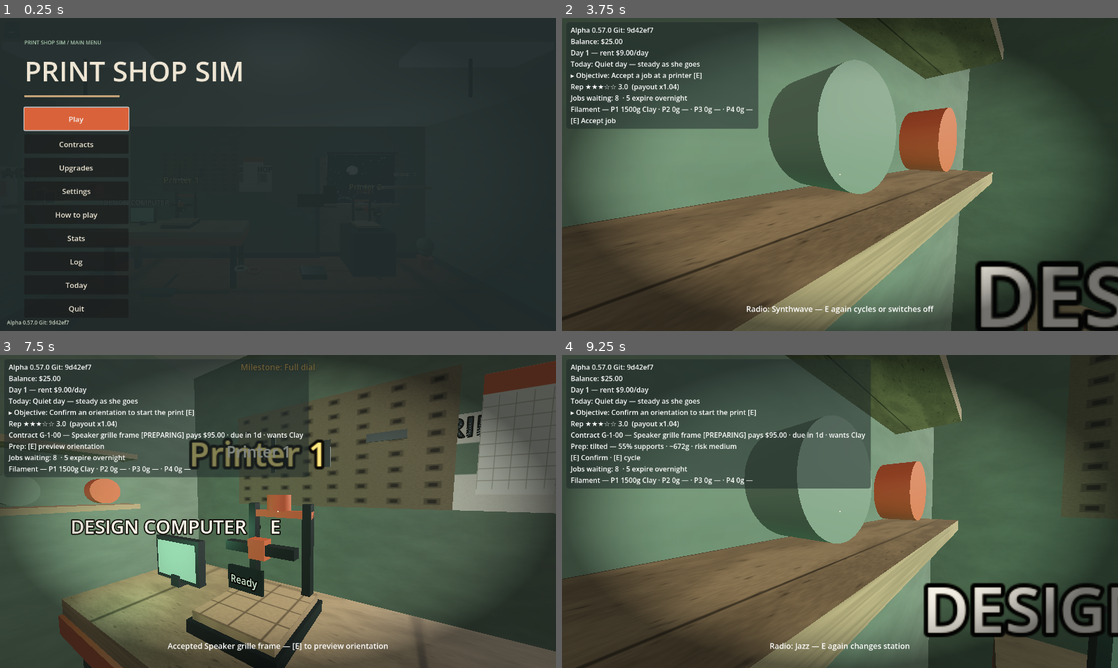
Above: before the commit, frames 1-4 (two rows, left to right).
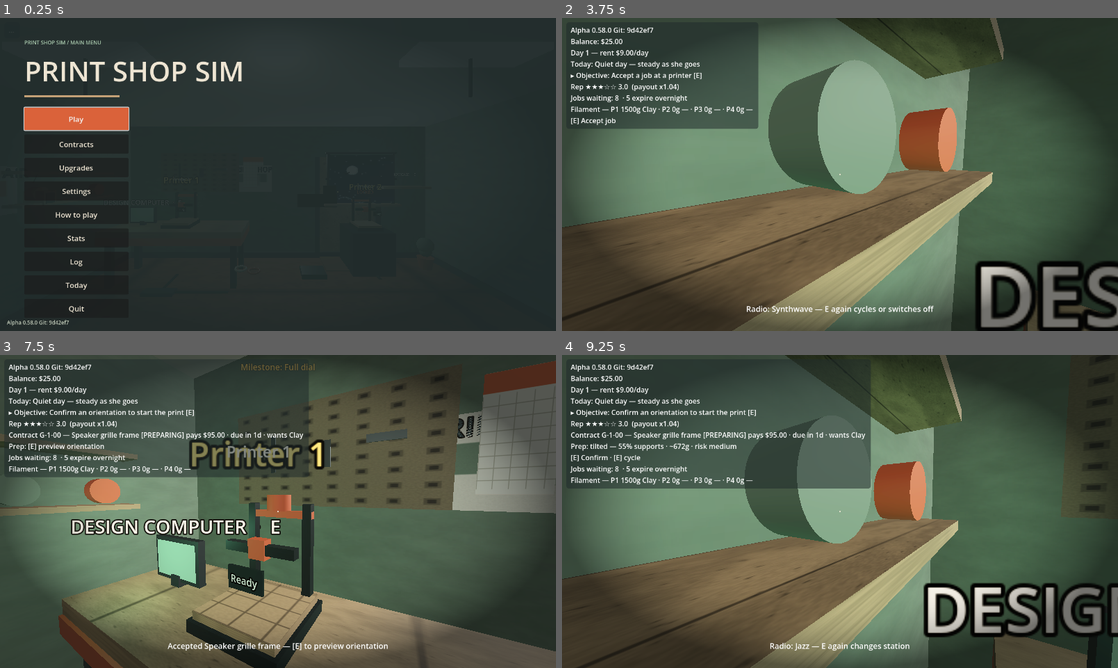
Above: after the commit, the same moments.

Repository: jiracipika/printshop-sim
Game: Godot game, scene res://scenes/Main.tscn
Same seed, same stepped clock (60 frames per second), same inputs: the game is played once before the commit and once after it.
Inputs (mouse positions are in pixels of both pictures, inside the frame that each line leads up to):
- Up to frame 1 (0.25 s): no input
- Up to frame 2 (3.75 s): click "Play" at 0.5 s; tap Enter (ui_accept) at 1.25, 1.52, 2, 2.27, 3.5 s; move the mouse to (962, 158) at 1.27 s; hold D (move_right) 1.28-2.03 s; tap E (interact) at 1.35, 2.1, 3.05 s; click (962, 158) at 1.42 s; move the mouse to (812, 174) at 2.02 s; hold W (move_forward) from 2.03 s (still down); move the mouse to (851, 168) at 2.77 s; tap 1 at 2.85 s; move the mouse to (834, 180) at 3.52 s; tap 2 at 3.6 s; click (834, 180) at 3.67 s
- Up to frame 3 (7.5 s): tap Enter (ui_accept) at 3.77, 4.25, 4.52, 5, 5.27, 5.75, 6.77 s; tap E (interact) every 0.75 s from 3.8 to 6.8 s; move the mouse to (316, 514) at 4.27 s; tap 3 at 4.35 s; move the mouse to (233, 508) at 5.02 s; tap 4 at 5.1 s; move the mouse to (283, 511) at 5.77 s; tap 5 at 5.85 s; click (283, 511) at 5.92 s; move the mouse to (255, 505) at 6.52 s; release W (move_forward) at 6.53 s; hold D (move_right) 6.53-7.28 s; tap 6 at 6.6 s; move the mouse to (305, 511) at 7.27 s; hold W (move_forward) from 7.28 s (still down); tap 7 at 7.35 s
- Up to frame 4 (9.25 s): keep holding W (move_forward); tap Enter (ui_accept) at 7.52, 8.27 s; tap E (interact) at 7.55, 8.1, 8.85 s; move the mouse to (812, 511) at 8.02 s; click (812, 511) at 8.17 s; move the mouse to (851, 505) at 8.77 s

The runs differ from the first frame. In frame 1, less than 0.1% of the frame differs, in the area x 5-6%, y 96-98%; in frame 2, less than 0.1%, in the area x 0-97%, y 2-100%; in frame 3, less than 0.1%; in frame 4, less than 0.1%.

Commit message:
feat: front counter service island (v0.58.0) — Print Shop 3.0 slice 1
CounterStation at (-1.9, 0, 2.55): honey top on sage fascia, brass
bell with deterministic tick-driven squash seam, slip pad, COUNTER
sign, world-layer collision, 10-mesh budget. Main wires an
empty-handed E branch inside 1.35 m (immediately before the crate
branch) that rings the bell and shows the quiet-counter prompt.
counter_test.gd: 22 checks. Test plumbing: the three suites that buy
at the crate teleport outside the new counter radius; spool_test's
spot refined to (-3.1, 0.3, 1.85) so its full-hands press still gets
"No room here" instead of dropping the held spool.

Verification: full ladder 74/74 sequential (no SCRIPT/Parse Error),
pytest 21/21, sim_playtest 8/8 (day-9 $1,749.64 / 17) and
sim_lategame 16/16 (day-14 $4,918.89 / 64) byte-identical to this
machine's 1186ca3 baseline. Worker evidence: docs/worker-counter.md.

Diff:
--- /dev/null
+++ b/scripts/CounterStation.gd
@@ -0,0 +1,200 @@
+class_name CounterStation
+extends Node3D
+
+## Service counter (v0.58.0) -- the shop's front-of-house island against the
+## front wall: honey-plywood top on a sage fascia with dark-steel legs, a
+## brass desk bell and a paper slip pad on top, and a small "COUNTER" sign.
+## Furniture only this slice: walk-in customers arrive in v0.59.0 and will
+## wait behind the counter (wall side). Built from primitives in the shop
+## palette (pattern of FinishingStation.gd) -- no external assets, at most
+## 10 visible meshes so the v020 draw-call budget holds. Joins the
+## "stations" group with meta "station_kind" = "counter".
+## Main sets .position (COUNTER_POS); this node never bakes its own spot.
+
+## Fixed home of the counter island (front wall; spans x -2.6..-1.2 and
+## z 2.225..2.875 -- clear of the spool crate's 1.6 m interact corner and
+## of grab_test's placement corridor along x~0).
+const COUNTER_POS := Vector3(-1.9, 0, 2.55)
+
+## Counter top slab: 1.4 x 0.08 x 0.65, centered at y 1.0.
+const TOP_CENTER_Y := 1.0
+## Top surface height -- what the bell and slip pad sit on.
+const TOP_Y := 1.04
+
+## Desk bell base offset on the counter top (local space).
+const BELL_OFFSET := Vector3(-0.45, 1.04, 0.0)
+## Slip pad offset on the counter top (local space).
+const PAD_OFFSET := Vector3(0.4, 1.04, 0.05)
+
+## Ring animation length in seconds; ring_frame() walks 0..1 over it.
+const RING_DURATION := 0.35
+
+## The squashable brass dome (base cylinder stays put).
+var _bell_dome: MeshInstance3D
+## Deterministic ring seam: -1 = never rung, 0..1 while the squash plays.
+## Advanced ONLY by tick() -- no _process of its own -- so tests can freeze
+## it and the sim stays deterministic.
+var _ring_t := -1.0
+
+
+func _ready() -> void:
+	add_to_group("stations")
+	set_meta("station_kind", "counter")
+	_build_visuals()
+	_build_collision()
+
+
+## World-space position of the desk bell (where a customer's hand would land).
+func bell_pos() -> Vector3:
+	return to_global(BELL_OFFSET)
+
+
+## Arm the bell squash: the frame timer restarts at 0 and walks to 1 as
+## tick() is called. Nothing animates until something ticks.
+func ring() -> void:
+	_ring_t = 0.0
+	_apply_squash()
+
+
+## Advance the ring timer by `delta` seconds. No-op before the first ring()
+## ("ticked only when rung"); clamps at frame 1 when the squash is done.
+func tick(delta: float) -> void:
+	if _ring_t < 0.0:
+		return
+	_ring_t = minf(_ring_t + delta / RING_DURATION, 1.0)
+	_apply_squash()
+
+
+## Deterministic 0..1 ring animation frame (0 while never rung).
+func ring_frame() -> float:
+	return clampf(_ring_t, 0.0, 1.0)
+
+
+## Squash the dome along the ring frame: a half-sine dip, back to rest at
+## frame 0 and frame 1.
+func _apply_squash() -> void:
+	if _bell_dome == null:
+		return
+	var s := 0.0
+	if _ring_t >= 0.0:
+		s = sin(PI * _ring_t)
+	_bell_dome.scale = Vector3(1.0 + 0.25 * s, 1.0 - 0.4 * s, 1.0 + 0.25 * s)
+
+
+func _build_visuals() -> void:
+	var honey := StandardMaterial3D.new()
+	honey.albedo_color = Color.WHITE
+	honey.albedo_texture = ShopArt.wood(Color("#C3A076"))
+	honey.roughness = 0.7
+	var steel := StandardMaterial3D.new()
+	steel.albedo_color = Color.WHITE
+	steel.albedo_texture = ShopArt.metal(Color("#202B2B"))
+	steel.roughness = 0.5
+	var sage := StandardMaterial3D.new()
+	sage.albedo_color = Color("#738771")
+	sage.roughness = 0.6
+	var brass := StandardMaterial3D.new()
+	brass.albedo_color = Color("#B5A642")
+	brass.metallic = 0.6
+	brass.roughness = 0.35
+	var paper := StandardMaterial3D.new()
+	paper.albedo_color = Color("#F2EDE0")
+	paper.roughness = 0.9
+
+	# Counter top: honey plywood 1.4 x 0.08 x 0.65, centered at y 1.0.
+	var top := MeshInstance3D.new()
+	var top_box := BoxMesh.new()
+	top_box.size = Vector3(1.4, 0.08, 0.65)
+	top.mesh = top_box
+	top.material_override = honey
+	top.position = Vector3(0, TOP_CENTER_Y, 0)
+	add_child(top)
+
+	# Sage fascia panel under the front edge (room side, -z), floor to top.
+	var fascia := MeshInstance3D.new()
+	var fascia_box := BoxMesh.new()
+	fascia_box.size = Vector3(1.4, 0.92, 0.05)
+	fascia.mesh = fascia_box
+	fascia.material_override = sage
+	fascia.position = Vector3(0, 0.5, -0.3)
+	add_child(fascia)
+
+	# Two dark-steel legs at the ends.
+	for sx in [-0.6, 0.6]:
+		var leg := MeshInstance3D.new()
+		var leg_box := BoxMesh.new()
+		leg_box.size = Vector3(0.08, 0.96, 0.08)
+		leg.mesh = leg_box
+		leg.material_override = steel
+		leg.position = Vector3(sx, 0.48, 0.0)
+		add_child(leg)
+
+	# Brass desk bell: flat base cylinder + squashable dome sphere at
+	# BELL_OFFSET. The dome is the only part ring()/tick() move.
+	var bell_base := MeshInstance3D.new()
+	var bell_cyl := CylinderMesh.new()
+	bell_cyl.height = 0.02
+	bell_cyl.bottom_radius = 0.055
+	bell_cyl.top_radius = 0.05
+	bell_base.mesh = bell_cyl
+	bell_base.material_override = brass
+	bell_base.position = BELL_OFFSET + Vector3(0, 0.01, 0)
+	add_child(bell_base)
+	_bell_dome = MeshInstance3D.new()
+	var dome := SphereMesh.new()
+	dome.radius = 0.042
+	dome.height = 0.084
+	_bell_dome.mesh = dome
+	_bell_dome.material_override = brass
+	_bell_dome.position = BELL_OFFSET + Vector3(0, 0.062, 0)
+	add_child(_bell_dome)
+
+	# Paper slip pad: thin white box with 3 loose sheets stacked on top,
+	# each a quad nudged a hair so the stack reads as paper, not a slab.
+	var pad := MeshInstance3D.new()
+	var pad_box := BoxMesh.new()
+	pad_box.size = Vector3(0.34, 0.016, 0.44)
+	pad.mesh = pad_box
+	pad.material_override = paper
+	pad.position = PAD_OFFSET + Vector3(0, 0.008, 0)
+	add_child(pad)
+	for i in range(3):
+		var sheet := MeshInstance3D.new()
+		var quad := QuadMesh.new()
+		quad.size = Vector2(0.28, 0.38)
+		sheet.mesh = quad
+		var sheet_mat := StandardMaterial3D.new()
+		sheet_mat.albedo_color = Color("#FAF7EE") if i % 2 == 0 else Color("#EFEAD9")
+		sheet_mat.roughness = 0.9
+		sheet.material_override = sheet_mat
+		sheet.rotation = Vector3(-PI / 2.0, 0.05 * float(i - 1), 0.0)
+		sheet.position = PAD_OFFSET \
+			+ Vector3(0.004 * float(i - 1), 0.018 + 0.0012 * float(i), 0.0)
+		add_child(sheet)
+
+	# Sign so the spot reads as "the counter", same style as the finishing
+	# bench sign; billboarded so it faces the room from any angle.
+	var sign := Label3D.new()
+	sign.text = "COUNTER"
+	sign.font_size = 48
+	sign.pixel_size = 0.0022
+	sign.billboard = BaseMaterial3D.BILLBOARD_ENABLED
+	sign.modulate = Color("#EEE5D3")
+	sign.outline_modulate = Color("#202B2B")
+	sign.outline_size = 5
+	sign.position = Vector3(0, 1.5, 0)
+	add_child(sign)
+
+
+## Solid volume of the whole island (top surface included) so the player
+## cannot walk through it; sits on the world layer like the other furniture.
+func _build_collision() -> void:
+	var body := StaticBody3D.new()
+	body.collision_layer = 1
+	var shape := CollisionShape3D.new()
+	var col := BoxShape3D.new()
+	col.size = Vector3(1.4, TOP_Y, 0.65)
+	shape.shape = col
+	body.add_child(shape)
+	body.position = Vector3(0, TOP_Y / 2.0, 0)
+	add_child(body)
--- a/scripts/Main.gd
+++ b/scripts/Main.gd
@@ -180,6 +180,9 @@
 ## Print Shop 2.0 (v0.34.0): the vapor-smoothing bench and the life outside
 ## the window (birds + delivery van).
 var _finishing: Node3D
+## Front counter (v0.58.0): the service island on the front wall — bell,
+## slip pad; walk-in customers queue here from v0.59.0.
+var _counter: Node3D
 var _window_life: Node3D
 ## Display shelf (v0.37.0): finished parts shown by the window add +2%
 ## payout each (max +6%). Shelf slots hold model names; duplicates count
@@ -1497,6 +1500,12 @@
 	_finishing.rotation_degrees = Vector3(0, 225, 0)
 	add_child(_finishing)
 
+	# Front counter (v0.58.0): the service island against the front wall —
+	# clear of the spool crate's 1.6 m corner and grab_test's x~0 corridor.
+	_counter = load("res://scripts/CounterStation.gd").new()
+	_counter.position = CounterStation.COUNTER_POS
+	add_child(_counter)
+
 	# Window life (v0.34.0): birds + delivery van outside the glass.
 	_window_life = load("res://scripts/WindowLife.gd").new()
 	add_child(_window_life)
@@ -3037,6 +3046,15 @@
 func _near_finishing() -> bool:
 	return _player != null and _finishing != null \
 		and _player.global_position.distance_to(_finishing.position) <= 1.25
+
+## Near the front counter (v0.58.0) — horizontal distance on the floor plane
+## from the island's center (pattern of _near_finishing / _near_radio).
+func _near_counter() -> bool:
+	if _player == null or _counter == null:
+		return false
+	var p := _player.global_position
+	return Vector2(p.x, p.z).distance_to(
+		Vector2(CounterStation.COUNTER_POS.x, CounterStation.COUNTER_POS.z)) <= 1.35
 
 ## Grand showcase (v0.40.0): the upgrade widens the shelf to 5 slots
 ## (payout cap +10%).
@@ -4090,6 +4108,15 @@
 		if pi >= 0:
 			_load_spool(pi)
 			return
+	# Front counter (v0.58.0): empty-handed E rings the service bell. The
+	# counter is quiet until walk-ins arrive (v0.59.0). MUST sit before the
+	# crate branch: the counter center is inside the crate's 1.6 m radius,
+	# so this order is load-bearing (hazard 10). Holding any object falls
+	# through to the existing place/carry behavior.
+	if held == null and _near_counter():
+		sfx.play("bell")
+		_set_prompt("The counter is quiet — nobody waiting yet")
+		return
 	# Empty-handed at the crate buys a spool.
 	if _near_crate():
 		if held == null:
--- a/scripts/Version.gd
+++ b/scripts/Version.gd
@@ -2,7 +2,7 @@
 
 # Autoload: build/version identification so we always know what's deployed.
 
-const VERSION := "0.57.0"
+const VERSION := "0.58.0"
 const GIT_SHA := "9d42ef7"  # stamped by tools/build_web.sh at export time
 
 func label() -> String:
--- a/tests/color_test.gd
+++ b/tests/color_test.gd
@@ -68,7 +68,7 @@
 	main.touch_controls.set_motion_enabled(true)
 
 	# Crate cycles Clay -> Sage -> Honey -> Clay ...; each buy charges.
-	main._player.global_position = Vector3(-3.0, 0.3, 2.1)
+	main._player.global_position = Vector3(-3.0, 0.3, 1.4)
 	var bal0: int = ledger.balance()
 	var bought: Array[String] = []
 	var guard := 0
@@ -84,7 +84,7 @@
 			await physics_frame
 			main._try_place()
 			continue
-		main._player.global_position = Vector3(-3.0, 0.3, 2.1)
+		main._player.global_position = Vector3(-3.0, 0.3, 1.4)
 		await physics_frame
 		var want: String = main._crate_color()
 		var before: int = ledger.balance()
--- /dev/null
+++ b/tests/counter_test.gd
@@ -0,0 +1,243 @@
+extends SceneTree
+
+## v0.58.0 -- "The front counter": CounterStation island at (-1.9, 0, 2.55)
+## with collision, the _near_counter radius (1.35 m horizontal), the
+## empty-handed E branch (bell + quiet prompt, placed BEFORE the crate
+## branch -- hazard 10), and the deterministic ring seam. Behavioral, on the
+## REAL Main scene (pattern of room_boot_test.gd / grab_test.gd).
+## Run: godot --headless --path . -s tests/counter_test.gd
+
+const TOTAL := 22
+
+var checks := 0
+var failures := 0
+
+
+func _ok(cond: bool, label: String) -> void:
+	checks += 1
+	if cond:
+		print("ok %d: %s" % [checks, label])
+	else:
+		failures += 1
+		printerr("FAIL %d: %s" % [checks, label])
+
+
+func _init() -> void:
+	root.ready.connect(_run)
+
+
+## Feed one E press through Main's real input handler (grab_test pattern).
+func _feed_key(main, keycode: Key) -> void:
+	var ev := InputEventKey.new()
+	ev.physical_keycode = keycode
+	ev.pressed = true
+	main._unhandled_input(ev)
+
+
+## Detach every sfx player's stream, so any bell assignment afterwards can
+## only come from a fresh sfx.play("bell").
+func _quiet_bell(main) -> void:
+	for p in main.sfx._players:
+		p.stream = null
+
+
+## True once a player holds the bell stream (Sfx caches it per process, so
+## play("bell") assigns the same object this helper builds).
+func _bell_heard(main) -> bool:
+	var sfx_script = load("res://scripts/Sfx.gd")
+	var bell: AudioStreamWAV = sfx_script.stream("bell")
+	for p in main.sfx._players:
+		if p.stream == bell:
+			return true
+	return false
+
+
+func _run() -> void:
+	print("%d checks defined" % TOTAL)
+	BrowserSave.clear()
+	var counter_script = load("res://scripts/CounterStation.gd")
+	var packed: PackedScene = load("res://scenes/Main.tscn")
+	var main = packed.instantiate()
+	root.add_child(main)
+	for i in range(6):
+		await physics_frame
+	main.paused = false
+	main.captured = true  # desktop pointer-lock intent active (hazard 5)
+
+	# Park the boot spool far from every spot this test presses E at, so
+	# grab-first can never steal a press (grab range ~2.2 m).
+	var boot_spool = main.get_node_or_null("Spool")
+	if boot_spool != null:
+		boot_spool.freeze = true
+		boot_spool.global_position = Vector3(2.6, 0.14, -2.4)
+
+	# --- 1. the station exists, placed by Main at COUNTER_POS ----------------
+	var counter = main._counter
+	_ok(counter != null and counter is Node3D,
+		"counter node exists in the booted room")
+	_ok(counter != null and counter.position.distance_to(counter_script.COUNTER_POS) < 0.001,
+		"counter sits at COUNTER_POS (set by Main, not baked)")
+	if counter == null:
+		printerr("FATAL: no counter node; aborting")
+		print("checks=%d failures=%d" % [checks, failures])
+		quit(1)
+		return
+
+	# --- 2. collision body covers the counter volume -------------------------
+	var body: StaticBody3D = null
+	var stack: Array = [counter]
+	while not stack.is_empty():
+		var n = stack.pop_back()
+		if n is StaticBody3D:
+			body = n
+			break
+		stack.append_array(n.get_children())
+	var aabb_ok := false
+	var clear_of_corridor := false
+	if body != null:
+		var shape_node: CollisionShape3D = null
+		for c in body.get_children():
+			if c is CollisionShape3D:
+				shape_node = c
+				break
+		if shape_node != null and shape_node.shape is BoxShape3D:
+			var box: BoxShape3D = shape_node.shape
+			var center: Vector3 = shape_node.global_position
+			var half: Vector3 = box.size / 2.0
+			var mn: Vector3 = center - half
+			var mx: Vector3 = center + half
+			# The island volume: x -2.6..-1.2, y 0..1.04, z 2.225..2.875.
+			var vol_mn := Vector3(-2.6, 0.0, 2.225)
+			var vol_mx := Vector3(-1.2, 1.04, 2.875)
+			aabb_ok = (body.collision_layer & 1) != 0 \
+				and mn.x < vol_mx.x and mx.x > vol_mn.x \
+				and mn.y < vol_mx.y and mx.y > vol_mn.y \
+				and mn.z < vol_mx.z and mx.z > vol_mn.z \
+				and (mx - mn).length() < Vector3(1.4, 1.04, 0.65).length() + 0.02 \
+				and center.distance_to(Vector3(-1.9, 0.52, 2.55)) < 0.02
+			# grab_test's placement corridor runs along x~0 (kept to |x|<0.5).
+			clear_of_corridor = mx.x < -0.5
+	_ok(aabb_ok,
+		"counter has a world-layer StaticBody3D whose box matches the island volume")
+	_ok(clear_of_corridor, "counter collision stays clear of the grab corridor (x~0)")
+
+	# --- 3. _near_counter radius: true at 1.2 m, false at 1.6 m --------------
+	main._player.global_position = Vector3(-1.9, 0.3, 1.35)  # 1.2 m off center
+	main.yaw = 0.0
+	main._player.rotation.y = main.yaw
+	main.pitch = 0.0
+	main._camera.rotation.x = main.pitch
+	await physics_frame
+	await physics_frame
+	_ok(main._near_counter(), "_near_counter true at 1.2 m from the counter center")
+	main._player.global_position = Vector3(-1.9, 0.3, 0.95)  # 1.6 m off center
+	await physics_frame
+	await physics_frame
+	_ok(not main._near_counter(), "_near_counter false at 1.6 m from the counter center")
+
+	# --- 4. empty-handed E at the counter: bell + quiet prompt, nothing else -
+	main._player.global_position = Vector3(-1.9, 0.3, 1.35)  # inside the radius
+	await physics_frame
+	await physics_frame
+	var balance0: int = main.ledger.balance()
+	var queue0: int = main.job_board._queue.size()
+	var contracts0 := 0
+	for m in main.machines:
+		if m.get("contract") != null:
+			contracts0 += 1
+	_quiet_bell(main)
+	_feed_key(main, KEY_E)
+	_ok(str(main._prompt.text) == "The counter is quiet — nobody waiting yet",
+		"E at the counter shows the quiet-counter prompt")
+	_ok(_bell_heard(main), "E at the counter plays the bell")
+	_ok(main.ledger.balance() == balance0, "the counter ring changes no money")
+	var contracts1 := 0
+	for m in main.machines:
+		if m.get("contract") != null:
+			contracts1 += 1
+	_ok(main.held == null and main.job_board._queue.size() == queue0 \
+			and contracts1 == contracts0 and int(main.stats.delivered) == 0,
+		"the ring buys no spool, accepts no board job, starts no machine")
+
+	# --- 5. paused gate: E while paused is inert ------------------------------
+	main.paused = true
+	main._set_prompt("PAUSED-SENTINEL")
+	_quiet_bell(main)
+	_feed_key(main, KEY_E)
+	_ok(str(main._prompt.text) == "PAUSED-SENTINEL" and not _bell_heard(main),
+		"no counter prompt and no bell while paused")
+	main.paused = false
+
+	# --- 6. the crate still buys: the counter branch must not steal it -------
+	main._player.global_position = Vector3(-3.0, 0.3, 1.4)  # sim bot's crate spot
+	main.yaw = 0.0
+	main._player.rotation.y = main.yaw
+	main.pitch = 0.0
+	main._camera.rotation.x = main.pitch
+	await physics_frame
+	await physics_frame
+	_ok(not main._near_counter(),
+		"the crate spot sits outside the counter radius (1.59 m)")
+	var balance2: int = main.ledger.balance()
+	_feed_key(main, KEY_E)
+	_ok(main.held != null and main._is_held_spool(),
+		"E at the crate still buys a spool")
+	_ok(main.ledger.balance() < balance2, "buying the spool still costs money")
+
+	# Set the bought spool down on grab_test's proven-clear floor spot so the
+	# next section is truly empty-handed (setup, unasserted).
+	main._player.global_position = Vector3(0, 0.3, 0.3)
+	main.pitch = -0.8
+	main._camera.rotation.x = main.pitch
+	await physics_frame
+	await physics_frame
+	main._try_place()
+
+	# --- 7. far from the counter, behavior is unchanged ----------------------
+	main._player.global_position = Vector3(0, 0.3, -2.3)  # back wall, far side
+	main.yaw = 0.0
+	main._player.rotation.y = main.yaw
+	main.pitch = 0.0
+	main._camera.rotation.x = main.pitch
+	await physics_frame
+	await physics_frame
+	_quiet_bell(main)
+	_feed_key(main, KEY_E)
+	_ok(not main._near_counter()
+		and str(main._prompt.text) != "The counter is quiet — nobody waiting yet",
+		"far from the counter the radius is false and E never shows the quiet prompt")
+	_ok(not _bell_heard(main), "far E never rings the bell")
+
+	# --- 8. the ring seam: advances only after a ring, frozen without ticks --
+	var station = counter_script.new()
+	root.add_child(station)
+	var fresh: float = station.ring_frame()
+	station.tick(0.5)
+	_ok(fresh == 0.0 and station.ring_frame() == 0.0,
+		"a fresh counter's ring frame is 0 and tick() before a ring is a no-op")
+	station.ring()
+	var armed: float = station.ring_frame()
+	station.tick(counter_script.RING_DURATION / 2.0)
+	var mid: float = station.ring_frame()
+	_ok(armed == 0.0 and mid > 0.4 and mid < 0.6,
+		"ring() arms the frame at 0; half a duration lands near 0.5 (%.2f)" % mid)
+	var frozen: float = station.ring_frame()
+	await physics_frame
+	await physics_frame
+	_ok(station.ring_frame() == frozen,
+		"the ring frame stays frozen across frames without ticks")
+	station.tick(counter_script.RING_DURATION)
+	var done: float = station.ring_frame()
+	station.tick(counter_script.RING_DURATION)
+	_ok(done == 1.0 and station.ring_frame() == 1.0,
+		"a full duration completes the ring and the frame clamps at 1")
+	_ok(station.bell_pos().distance_to(station.position + Vector3(-0.45, 1.04, 0.0)) < 0.001,
+		"bell_pos() is the bell offset in world space")
+	station.queue_free()
+	_ok(main._counter.bell_pos().distance_to(Vector3(-2.35, 1.04, 2.55)) < 0.001,
+		"booted counter's bell world pos is COUNTER_POS + bell offset")
+
+	BrowserSave.clear()
+	print("---")
+	print("checks=%d failures=%d" % [checks, failures])
+	quit(1 if failures > 0 else 0)
--- a/tests/events_test.gd
+++ b/tests/events_test.gd
@@ -94,7 +94,7 @@
 	# Filament sale: the crate charges the event price.
 	main.today_event = Events._by_id("filament_sale")
 	var bal0: int = ledger.balance()
-	main._player.global_position = Vector3(-3.0, 0.3, 2.1)
+	main._player.global_position = Vector3(-3.0, 0.3, 1.4)
 	main._try_interact()
 	_ok(ledger.balance() == bal0 - 800, "spool bought at the sale price ($8)")
 
--- a/tests/spool_test.gd
+++ b/tests/spool_test.gd
@@ -46,9 +46,11 @@
 		"printer 1 opens with a 1500 g spool")
 	_ok(int(main._machine(1).get("filament_g")) == 0, "printer 2 opens empty")
 
-	# Buy at the crate: money out, spool in hand.
+	# Buy at the crate: money out, spool in hand. The spot sits outside the
+	# counter's 1.35 m radius (v0.58.0) so empty-handed E buys, and its hold
+	# marker stays over the crate so the full-hands press below cannot drop.
+	main._player.global_position = Vector3(-3.1, 0.3, 1.85)  # at the crate
 	var bal0: int = ledger.balance()
-	main._player.global_position = Vector3(-3.0, 0.3, 2.1)  # at the crate
 	main._try_interact()
 	_ok(main.held != null and main._is_held_spool(), "crate puts a spool in your hands")
 	_ok(ledger.balance() == bal0 - 1200, "a spool costs $12.00")
@@ -64,7 +66,7 @@
 		"loading adds 1500 g to the machine")
 
 	# Locked printer 2 refuses the load.
-	main._player.global_position = Vector3(-3.0, 0.3, 2.1)  # back at the crate
+	main._player.global_position = Vector3(-3.1, 0.3, 1.85)  # back at the crate
 	main._try_interact()
 	_ok(main.held != null and main._is_held_spool(), "bought a second spool")
 	main._player.global_position = Vector3(1.8, 0.3, -1.4)  # at printer 2
Not shown, added: scripts/CounterStation.gd.uid
Not shown, added: tests/counter_test.gd.uid
Not shown, changed: docs/HANDOFF.md
Not shown, added: docs/worker-counter.md
